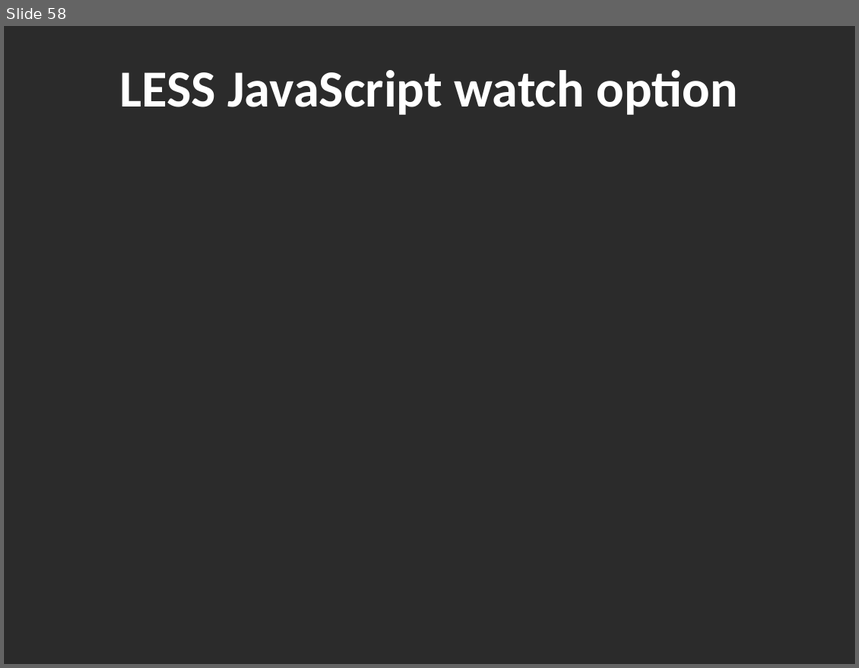
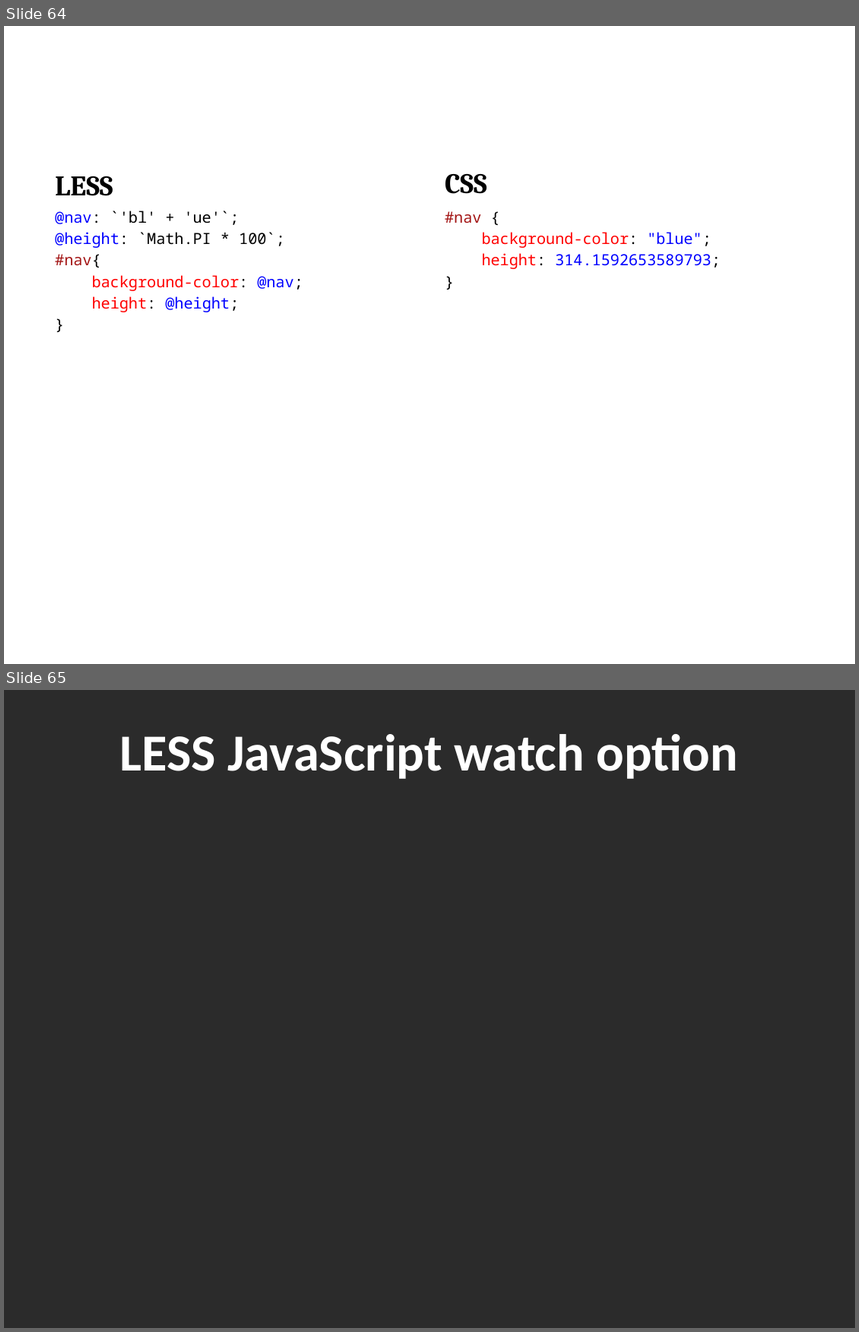
Before and after one commit to jacobladams/presentations, a slide deck: less-and-sass/Write LESS CSS and make it SASSier.pptx. Shown one above the other, each under a label of ours: slide 58 before the commit, slides 64 and 65 after it. The pictures are 859x668 and 859x1332 pixels, drawn with LibreOffice and Linux fonts; fonts in the diff are those of the drawing; background and template pictures are left out; a plain dark background stands for a picture behind light text. Boxes give left, top, right and bottom in pixels: in the first picture for what was removed or moved away, otherwise in the second. Text is boxed around its words. In the diff, an @@ line names an element or a change of style, - is before the commit and + after.

```diff
--- a/less-and-sass/Write LESS CSS and make it SASSier.pptx
+++ b/less-and-sass/Write LESS CSS and make it SASSier.pptx
@@ slide 64 added at [4, 26, 855, 664], background picture (left out) @@
@@ title added at [47, 33, 813, 139], 44 pt, text #FFFFFF, bold @@
+LESS – JavaScript Eval
@@ text added at [55, 176, 113, 196], 24 pt, text #000000, bold @@
+LESS
@@ text added at [445, 173, 487, 194], 24 pt, text #000000, bold @@
+CSS
@@ text added at [55, 211, 303, 313], 13 pt, text #000000 @@
+@nav: `'bl' + 'ue'`;
+@height: `Math.PI * 100`;
+#nav{
+background-color: @nav;
+height: @height;
+}
@@ text added at [445, 211, 721, 269], 13 pt, text #0000FF @@
+#nav {
+background-color: "blue";
+height: 314.1592653589793;
+}
@@ what was slide 58 is now slide 65 @@
```
Also in this commit, not shown: 2 slides changed, 8 other slides added, 4 slides removed.
